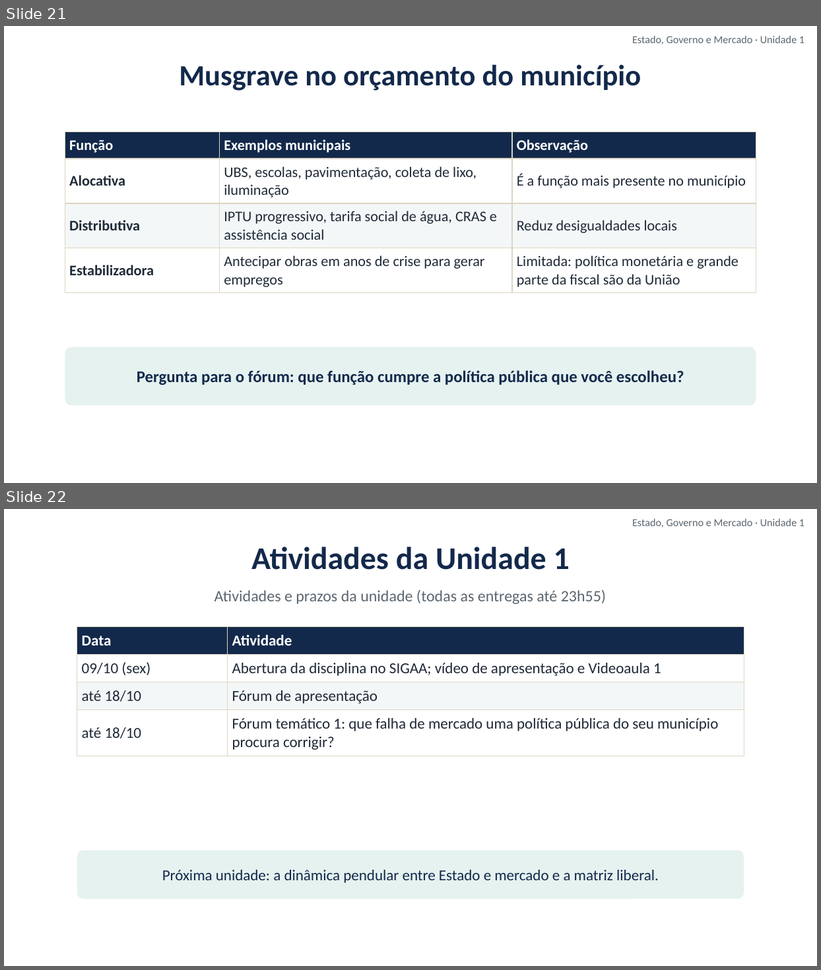
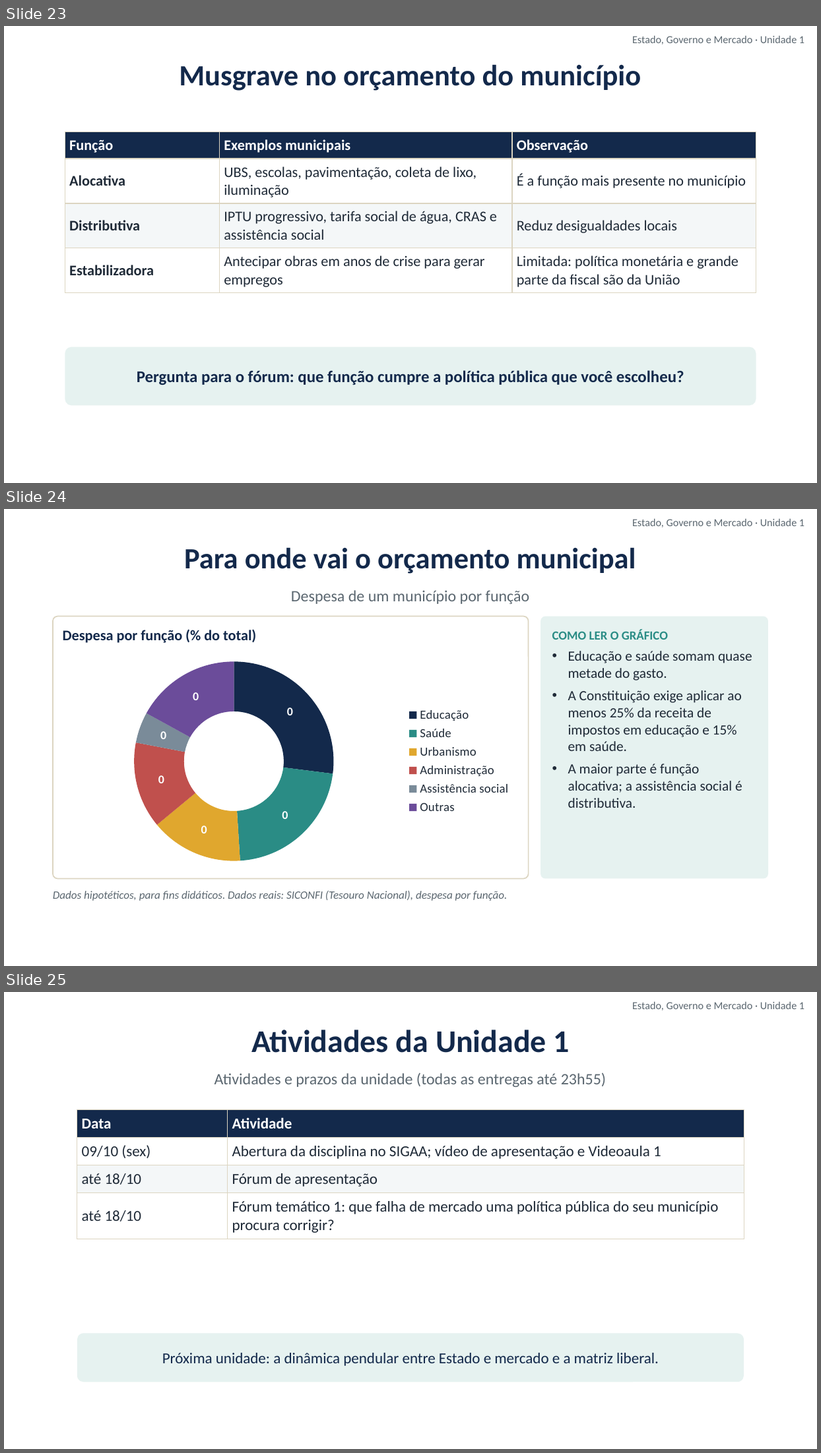
Before and after one commit to cleitonfranco74/gestao_publica, a slide deck: disciplina-01-estado-governo-mercado/materiais/01_Unidade_1_Introducao_a_Economia_Estado_Governo_Mercado.pptx. Shown one above the other, each under a label of ours: slides 21 and 22 before the commit, slides 23, 24 and 25 after it. The pictures are 821x970 and 821x1453 pixels, drawn with LibreOffice and Linux fonts; fonts in the diff are those of the drawing; background and template pictures are left out. Boxes give left, top, right and bottom in pixels: in the first picture for what was removed or moved away, otherwise in the second. Text is boxed around its words. In the diff, an @@ line names an element or a change of style, - is before the commit and + after.

```diff
--- a/disciplina-01-estado-governo-mercado/materiais/01_Unidade_1_Introducao_a_Economia_Estado_Governo_Mercado.pptx
+++ b/disciplina-01-estado-governo-mercado/materiais/01_Unidade_1_Introducao_a_Economia_Estado_Governo_Mercado.pptx
@@ slide 24 added at (4, 509, 817, 966), background picture (left out) @@
@@ text added at (632, 518, 805, 527), 9.5 pt, text #5B6770 @@
+Estado, Governo e Mercado · Unidade 1
@@ text added at (184, 547, 636, 574), 26 pt, text #13294B, bold @@
+Para onde vai o orçamento municipal
@@ text added at (291, 590, 530, 604), 14 pt, text #5B6770 @@
+Despesa de um município por função
@@ rounded rectangle added at (53, 617, 529, 879), fill #FFFFFF, outline #DCD5C1 1 pt @@
@@ rounded rectangle added at (541, 617, 768, 879), fill #E6F2F0, 12.5 pt, text #1F2A37 @@
+COMO LER O GRÁFICO
+• Educação e saúde somam quase metade do gasto.
+• A Constituição exige aplicar ao menos 25% da receita de impostos em educação e 15% em saúde.
+• A maior parte é função alocativa; a assistência social é distributiva.
@@ text added at (63, 629, 256, 643), 13 pt, text #13294B, bold @@
+Despesa por função (% do total)
@@ doughnut chart added at (63, 650, 519, 873) @@
+categories: Educação, Saúde, Urbanismo, Administração, Assistência social, Outras
+Series 1: 27, 22, 15, 14, 5, 17
@@ text added at (53, 890, 508, 901), 10 pt, text #5B6770, italic @@
+Dados hipotéticos, para fins didáticos. Dados reais: SICONFI (Tesouro Nacional), despesa por função.
@@ what was slide 21 is now slide 23 @@
@@ what was slide 22 is now slide 25 @@
```
Also in this commit, not shown: 1 slide changed, 2 other slides added, 17 other files.
